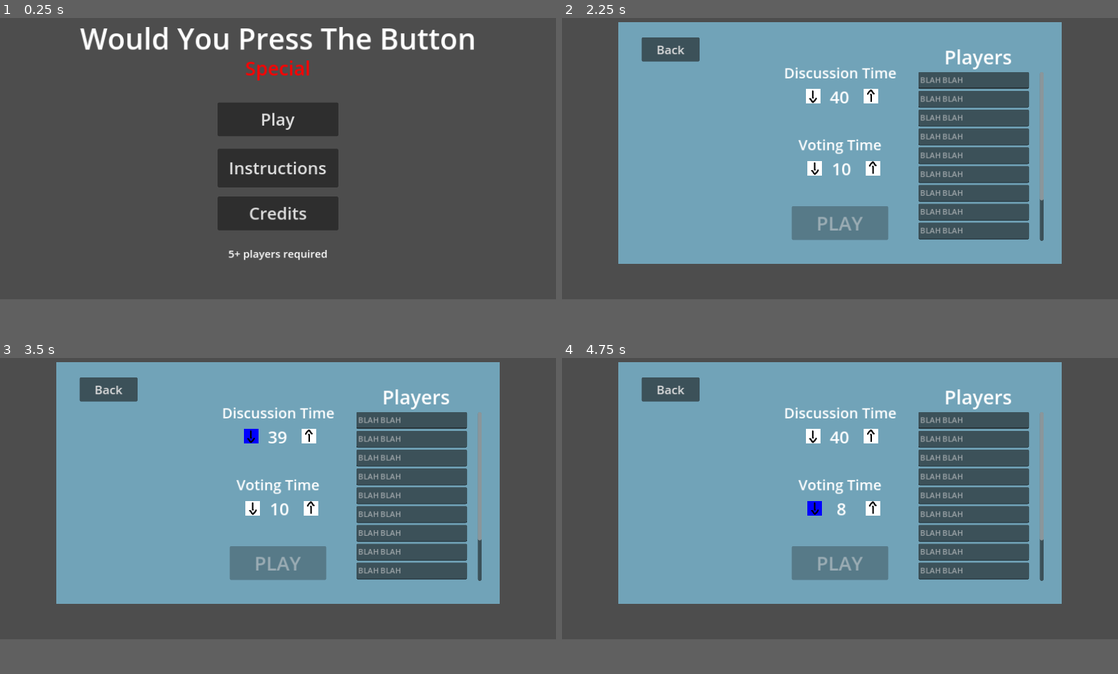
Above: before the commit, frames 1-4 (two rows, left to right).
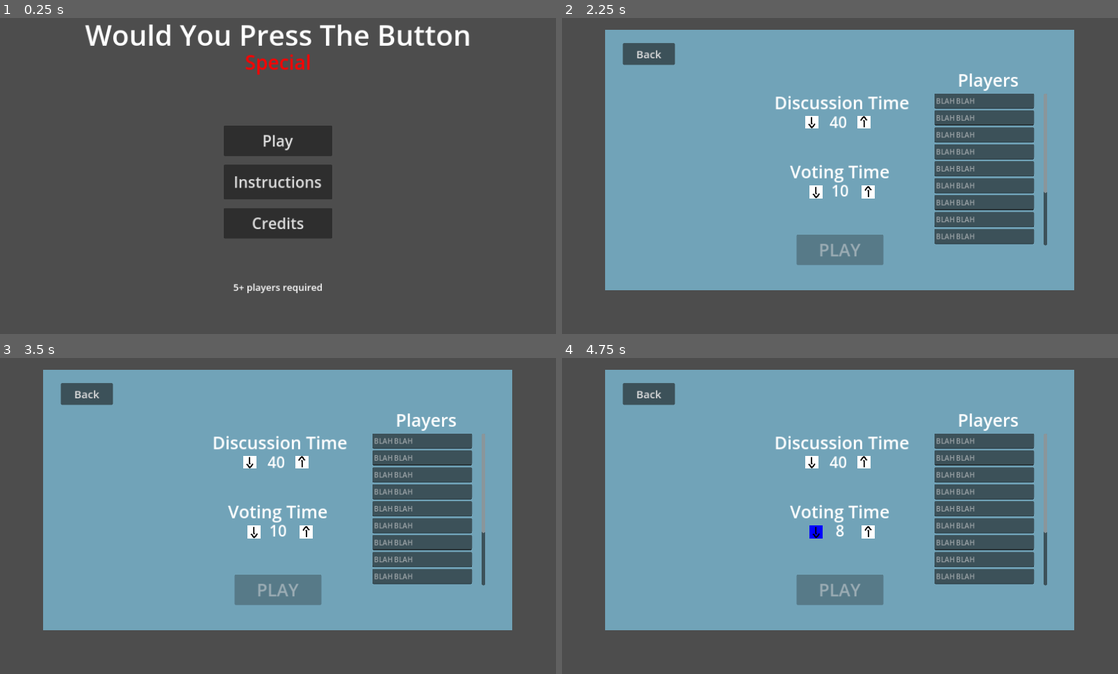
Above: after the commit, the same moments.

Repository: Beepered/WouldYouPressTheButton-Special
Game: Godot game, scene res://scenes/main_menu.tscn
Same seed, same stepped clock (60 frames per second), same inputs: the game is played once before the commit and once after it.
Inputs (mouse positions are in pixels of both pictures, inside the frame that each line leads up to):
- Up to frame 1 (0.25 s): no input
- Up to frame 2 (2.25 s): click "Play" at 0.5 s; click "Back" at 1.25 s; click "Play" at 2 s
- Up to frame 3 (3.5 s): tap Enter at 2.75 s; move the mouse to (250, 437) at 2.77 s; click (250, 437) at 2.92 s
- Up to frame 4 (4.75 s): tap Space at 3.5 s; move the mouse to (873, 437) at 3.52 s; click (873, 437) at 3.67 s; tap Enter at 4.25 s; move the mouse to (812, 506) at 4.27 s; click (812, 506) at 4.42 s
In our replay, the window is 800x450 before the commit and 800x500 after it. These sizes can differ from the game's own. Grey fills any space a smaller window leaves; there, only what the larger window draws over its background counts as a difference.

The runs differ from the first frame. In frame 1, 9.6% of the frame differs, in the area x 14-86%, y 1-88%; in frame 2, 25%; in frame 3, 25%, in the area x 7-93%, y 1-87%; in frame 4, 25%.

Commit message:
bigger screen and backgrounds begin

Diff:
--- /dev/null
+++ b/wouldyoupressthebutton-special/prefabs/background.tscn
@@ -0,0 +1,31 @@
+[gd_scene load_steps=5 format=3 uid="uid://tcc1u6bbctds"]
+
+[ext_resource type="Script" path="res://scripts/background.gd" id="1_4ryoy"]
+[ext_resource type="PackedScene" uid="uid://j2bolesia06k" path="res://prefabs/background_obj.tscn" id="2_aekbl"]
+[ext_resource type="Shader" path="res://shaders/spiral.gdshader" id="3_8hk8y"]
+
+[sub_resource type="ShaderMaterial" id="ShaderMaterial_1jmgw"]
+shader = ExtResource("3_8hk8y")
+shader_parameter/resolution = Vector2(1280, 1024)
+shader_parameter/spiralColor = Color(0.485043, 0.37967, 1, 1)
+shader_parameter/frequency = 8.4
+shader_parameter/speed = 0.4
+shader_parameter/brightness = 2.5
+shader_parameter/balance = 1.0
+shader_parameter/octaves = 3.0
+
+[node name="Background" type="Node2D"]
+script = ExtResource("1_4ryoy")
+backgroundObj = ExtResource("2_aekbl")
+
+[node name="Spiral" type="ColorRect" parent="."]
+material = SubResource("ShaderMaterial_1jmgw")
+offset_left = -1.0
+offset_top = -1.0
+offset_right = 1279.0
+offset_bottom = 1023.0
+
+[node name="Timer" type="Timer" parent="."]
+one_shot = true
+
+[connection signal="timeout" from="Timer" to="." method="_on_timer_timeout"]
--- /dev/null
+++ b/wouldyoupressthebutton-special/prefabs/background_obj.tscn
@@ -0,0 +1,8 @@
+[gd_scene load_steps=2 format=3 uid="uid://j2bolesia06k"]
+
+[ext_resource type="Script" path="res://scripts/background_obj.gd" id="1_lbnen"]
+
+[node name="BackgroundObj" type="ColorRect"]
+offset_right = 20.0
+offset_bottom = 20.0
+script = ExtResource("1_lbnen")
--- /dev/null
+++ b/wouldyoupressthebutton-special/prefabs/spiral.tscn
@@ -0,0 +1,22 @@
+[gd_scene load_steps=3 format=3 uid="uid://bkudtiaut1jvg"]
+
+[ext_resource type="Shader" path="res://shaders/spiral.gdshader" id="1_2ybrk"]
+
+[sub_resource type="ShaderMaterial" id="ShaderMaterial_0xd53"]
+shader = ExtResource("1_2ybrk")
+shader_parameter/resolution = Vector2(1280, 1024)
+shader_parameter/spiralColor = Color(0.485043, 0.37967, 1, 1)
+shader_parameter/frequency = 8.4
+shader_parameter/speed = 0.4
+shader_parameter/brightness = 2.5
+shader_parameter/balance = 1.0
+shader_parameter/octaves = 3.0
+
+[node name="Spiral" type="Node2D"]
+
+[node name="ColorRect" type="ColorRect" parent="."]
+material = SubResource("ShaderMaterial_0xd53")
+offset_left = -1.0
+offset_top = -1.0
+offset_right = 1279.0
+offset_bottom = 1023.0
--- a/wouldyoupressthebutton-special/project.godot
+++ b/wouldyoupressthebutton-special/project.godot
@@ -21,4 +21,6 @@
 
 [display]
 
+window/size/viewport_width=1280
+window/size/viewport_height=800
 window/stretch/mode="canvas_items"
--- a/wouldyoupressthebutton-special/scenes/main_menu.tscn
+++ b/wouldyoupressthebutton-special/scenes/main_menu.tscn
@@ -26,7 +26,7 @@
 offset_right = 410.0
 offset_bottom = 149.0
 grow_horizontal = 2
-theme_override_font_sizes/font_size = 60
+theme_override_font_sizes/font_size = 65
 text = "Would You Press The Button"
 horizontal_alignment = 1
 vertical_alignment = 1
@@ -35,47 +35,60 @@
 anchors_preset = 5
 anchor_left = 0.5
 anchor_right = 0.5
-offset_left = -67.5
-offset_top = 141.0
-offset_right = 67.5
-offset_bottom = 196.0
+offset_left = -76.0
+offset_top = 143.0
+offset_right = 76.0
+offset_bottom = 206.0
 grow_horizontal = 2
 theme_override_colors/font_color = Color(1, 0, 0, 1)
-theme_override_font_sizes/font_size = 40
+theme_override_font_sizes/font_size = 45
 text = "Special"
 horizontal_alignment = 1
 vertical_alignment = 1
 
 [node name="SettingButton" type="Button" parent="Menu"]
-anchors_preset = 5
-anchor_left = 0.5
-anchor_right = 0.5
+anchors_preset = 8
+anchor_left = 0.5
+anchor_top = 0.5
+anchor_right = 0.5
+anchor_bottom = 0.5
 offset_left = -125.0
-offset_top = 240.0
+offset_top = -80.0
 offset_right = 125.0
-offset_bottom = 310.0
-grow_horizontal = 2
+offset_bottom = -10.0
+grow_horizontal = 2
+grow_vertical = 2
 theme_override_font_sizes/font_size = 35
 text = "Play"
 
 [node name="Instructions" type="Button" parent="Menu"]
 custom_minimum_size = Vector2(250, 70)
-offset_left = 451.0
-offset_top = 336.0
-offset_right = 701.0
-offset_bottom = 416.0
+anchors_preset = 8
+anchor_left = 0.5
+anchor_top = 0.5
+anchor_right = 0.5
+anchor_bottom = 0.5
+offset_left = -125.0
+offset_top = 10.0
+offset_right = 125.0
+offset_bottom = 90.0
+grow_horizontal = 2
+grow_vertical = 2
 theme_override_font_sizes/font_size = 35
 text = "Instructions"
 
 [node name="Credits Button" type="Button" parent="Menu"]
-anchors_preset = 5
-anchor_left = 0.5
-anchor_right = 0.5
+anchors_preset = 7
+anchor_left = 0.5
+anchor_top = 1.0
+anchor_right = 0.5
+anchor_bottom = 1.0
 offset_left = -125.0
-offset_top = 435.0
+offset_top = -290.0
 offset_right = 125.0
-offset_bottom = 505.0
-grow_horizontal = 2
+offset_bottom = -220.0
+grow_horizontal = 2
+grow_vertical = 0
 theme_override_font_sizes/font_size = 35
 text = "Credits"
 
@@ -86,9 +99,9 @@
 anchor_right = 0.5
 anchor_bottom = 1.0
 offset_left = -103.0
-offset_top = -111.0
+offset_top = -123.0
 offset_right = 103.0
-offset_bottom = -60.0
+offset_bottom = -72.0
 grow_horizontal = 2
 grow_vertical = 0
 theme_override_font_sizes/font_size = 22
@@ -104,20 +117,20 @@
 anchor_top = 0.5
 anchor_right = 0.5
 anchor_bottom = 0.5
-offset_left = -460.0
-offset_top = -250.0
-offset_right = 460.0
-offset_bottom = 250.0
+offset_left = -540.0
+offset_top = -300.0
+offset_right = 540.0
+offset_bottom = 300.0
 grow_horizontal = 2
 grow_vertical = 2
 mouse_filter = 1
 color = Color(0.443137, 0.639216, 0.721569, 1)
 
 [node name="BackButton" type="Button" parent="Settings"]
-offset_left = 165.0
-offset_top = 105.0
-offset_right = 285.0
-offset_bottom = 155.0
+offset_left = 140.0
+offset_top = 130.0
+offset_right = 260.0
+offset_bottom = 180.0
 theme_override_font_sizes/font_size = 25
 text = "Back"
 
@@ -125,30 +138,31 @@
 anchors_preset = 5
 anchor_left = 0.5
 anchor_right = 0.5
-offset_left = -116.5
-offset_top = 157.0
-offset_right = 116.5
-offset_bottom = 199.0
-grow_horizontal = 2
+offset_left = -155.5
+offset_top = 237.0
+offset_right = 164.5
+offset_bottom = 297.0
+grow_horizontal = 2
+pivot_offset = Vector2(160, 30)
 theme_override_fonts/font = SubResource("FontVariation_jeu8t")
-theme_override_font_sizes/font_size = 30
+theme_override_font_sizes/font_size = 40
 text = "Discussion Time"
 horizontal_alignment = 1
 vertical_alignment = 1
 
 [node name="time text" type="Label" parent="Settings/DiscussionTime"]
 layout_mode = 0
-offset_left = 70.0
-offset_top = 47.0
-offset_right = 160.0
-offset_bottom = 96.0
+offset_left = 105.5
+offset_top = 50.0
+offset_right = 195.5
+offset_bottom = 99.0
 theme_override_font_sizes/font_size = 35
 text = "10"
 horizontal_alignment = 1
 vertical_alignment = 1
 
 [node name="decrease" type="Sprite2D" parent="Settings/DiscussionTime"]
-position = Vector2(60, 70)
+position = Vector2(90, 75)
 rotation = 3.14159
 texture = ExtResource("3_8h1ks")
 script = ExtResource("4_flmkl")
@@ -160,7 +174,7 @@
 shape = SubResource("RectangleShape2D_srou7")
 
 [node name="increase" type="Sprite2D" parent="Settings/DiscussionTime"]
-position = Vector2(180, 70)
+position = Vector2(210, 75)
 texture = ExtResource("3_8h1ks")
 script = ExtResource("4_flmkl")
 change = 1
@@ -174,12 +188,12 @@
 anchors_preset = 5
 anchor_left = 0.5
 anchor_right = 0.5
-offset_left = -112.5
-offset_top = 306.0
-offset_right = 112.5
-offset_bottom = 348.0
-grow_horizontal = 2
-theme_override_font_sizes/font_size = 30
+offset_left = -114.5
+offset_top = 398.0
+offset_right = 114.5
+offset_bottom = 453.0
+grow_horizontal = 2
+theme_override_font_sizes/font_size = 40
 text = "Voting Time"
 horizontal_alignment = 1
 vertical_alignment = 1
@@ -196,7 +210,7 @@
 vertical_alignment = 1
 
 [node name="decrease" type="Sprite2D" parent="Settings/VotingTime"]
-position = Vector2(60, 70)
+position = Vector2(60, 75)
 rotation = 3.14159
 texture = ExtResource("3_8h1ks")
 script = ExtResource("4_ntwn2")
@@ -208,7 +222,7 @@
 shape = SubResource("RectangleShape2D_srou7")
 
 [node name="increase" type="Sprite2D" parent="Settings/VotingTime"]
-position = Vector2(180, 70)
+position = Vector2(180, 75)
 texture = ExtResource("3_8h1ks")
 script = ExtResource("4_ntwn2")
 change = 2
@@ -222,10 +236,10 @@
 anchors_preset = 5
 anchor_left = 0.5
 anchor_right = 0.5
-offset_left = 174.0
-offset_top = 118.0
-offset_right = 399.0
-offset_bottom = 173.0
+offset_left = 229.0
+offset_top = 187.0
+offset_right = 454.0
+offset_bottom = 242.0
 grow_horizontal = 2
 theme_override_font_sizes/font_size = 40
 text = "Players"
@@ -356,6 +370,26 @@
 drag_and_drop_selection_enabled = false
 
 [node name="Line12" type="LineEdit" parent="Settings/NumPlayers/ScrollContainer/VBoxContainer"]
+custom_minimum_size = Vector2(230, 35)
+layout_mode = 2
+placeholder_text = "BLAH BLAH"
+max_length = 20
+context_menu_enabled = false
+shortcut_keys_enabled = false
+middle_mouse_paste_enabled = false
+drag_and_drop_selection_enabled = false
+
+[node name="Line13" type="LineEdit" parent="Settings/NumPlayers/ScrollContainer/VBoxContainer"]
+custom_minimum_size = Vector2(230, 35)
+layout_mode = 2
+placeholder_text = "BLAH BLAH"
+max_length = 20
+context_menu_enabled = false
+shortcut_keys_enabled = false
+middle_mouse_paste_enabled = false
+drag_and_drop_selection_enabled = false
+
+[node name="Line14" type="LineEdit" parent="Settings/NumPlayers/ScrollContainer/VBoxContainer"]
 custom_minimum_size = Vector2(230, 35)
 layout_mode = 2
 placeholder_text = "BLAH BLAH"
@@ -383,9 +417,9 @@
 anchor_right = 0.5
 anchor_bottom = 1.0
 offset_left = -100.0
-offset_top = -193.0
+offset_top = -229.0
 offset_right = 100.0
-offset_bottom = -123.0
+offset_bottom = -159.0
 grow_horizontal = 2
 grow_vertical = 0
 theme_override_font_sizes/font_size = 40
@@ -400,19 +434,19 @@
 anchor_top = 0.5
 anchor_right = 0.5
 anchor_bottom = 0.5
-offset_left = -460.0
-offset_top = -250.0
-offset_right = 460.0
-offset_bottom = 250.0
+offset_left = -540.0
+offset_top = -300.0
+offset_right = 540.0
+offset_bottom = 300.0
 grow_horizontal = 2
 grow_vertical = 2
 color = Color(0.443137, 0.639216, 0.721569, 1)
 
 [node name="BackButton" type="Button" parent="Instructions"]
-offset_left = 165.0
-offset_top = 105.0
-offset_right = 285.0
-offset_bottom = 155.0
+offset_left = 140.0
+offset_top = 130.0
+offset_right = 260.0
+offset_bottom = 180.0
 theme_override_font_sizes/font_size = 25
 text = "Back"
 
@@ -420,12 +454,12 @@
 anchors_preset = 5
 anchor_left = 0.5
 anchor_right = 0.5
-offset_left = -114.5
-offset_top = 115.0
-offset_right = 114.5
-offset_bottom = 170.0
-grow_horizontal = 2
-theme_override_font_sizes/font_size = 40
+offset_left = -143.0
+offset_top = 165.0
+offset_right = 143.0
+offset_bottom = 234.0
+grow_horizontal = 2
+theme_override_font_sizes/font_size = 50
 text = "How to play"
 horizontal_alignment = 1
 vertical_alignment = 1
@@ -436,10 +470,10 @@
 anchor_top = 0.5
 anchor_right = 0.5
 anchor_bottom = 0.5
-offset_left = -410.0
-offset_top = -137.0
-offset_right = 410.0
-offset_bottom = 193.0
+offset_left = -460.0
+offset_top = -138.0
+offset_right = 460.0
+offset_bottom = 232.0
 grow_horizontal = 2
 grow_vertical = 2
 color = Color(0, 0, 0, 0.313726)
@@ -451,14 +485,14 @@
 anchor_top = 0.5
 anchor_right = 0.5
 anchor_bottom = 0.5
-offset_left = -398.5
-offset_top = -137.0
-offset_right = 398.5
-offset_bottom = 132.0
+offset_left = -450.0
+offset_top = -175.0
+offset_right = 450.0
+offset_bottom = 175.0
 grow_horizontal = 2
 grow_vertical = 2
 theme_override_colors/font_color = Color(0, 0, 0, 1)
-theme_override_font_sizes/font_size = 22
+theme_override_font_sizes/font_size = 25
 text = "First a choice will be displayed.
 Next, one player will be assigned the task of arguing to the other players why they SHOULD press the button, while another player will argue why they should NOT press the button.
 Points will be awarded to players based on how many people votes for their side.
@@ -476,19 +510,19 @@
 anchor_top = 0.5
 anchor_right = 0.5
 anchor_bottom = 0.5
-offset_left = -460.0
-offset_top = -250.0
-offset_right = 460.0
-offset_bottom = 250.0
+offset_left = -540.0
+offset_top = -300.0
+offset_right = 540.0
+offset_bottom = 300.0
 grow_horizontal = 2
 grow_vertical = 2
 color = Color(0.443137, 0.639216, 0.721569, 1)
 
 [node name="BackButton" type="Button" parent="Credits"]
-offset_left = 165.0
-offset_top = 105.0
-offset_right = 285.0
-offset_bottom = 155.0
+offset_left = 140.0
+offset_top = 130.0
+offset_right = 260.0
+offset_bottom = 180.0
 theme_override_font_sizes/font_size = 25
 text = "Back"
 
@@ -497,11 +531,11 @@
 anchor_left = 0.5
 anchor_right = 0.5
 offset_left = -89.5
-offset_top = 115.0
+offset_top = 165.0
 offset_right = 89.5
-offset_bottom = 178.0
-grow_horizontal = 2
-theme_override_font_sizes/font_size = 45
+offset_bottom = 234.0
+grow_horizontal = 2
+theme_override_font_sizes/font_size = 50
 text = "Credits"
 horizontal_alignment = 1
 vertical_alignment = 1
@@ -512,9 +546,9 @@
 anchor_top = 0.5
 anchor_right = 0.5
 anchor_bottom = 0.5
-offset_left = -325.0
+offset_left = -350.0
 offset_top = -122.0
-offset_right = 325.0
+offset_right = 350.0
 offset_bottom = 178.0
 grow_horizontal = 2
 grow_vertical = 2
@@ -533,7 +567,7 @@
 offset_bottom = 130.5
 grow_horizontal = 2
 grow_vertical = 2
-theme_override_font_sizes/font_size = 35
+theme_override_font_sizes/font_size = 40
 text = "Carter Gruebel
 Garrett Blake
 Jacqueline Gracey
--- /dev/null
+++ b/wouldyoupressthebutton-special/scripts/background.gd
@@ -0,0 +1,15 @@
+extends Node2D
+
+@export var backgroundObj : PackedScene
+
+@onready var timer = $Timer
+
+func _ready() -> void:
+	timer.wait_time = randf_range(15, 30)
+	timer.start()
+
+func _on_timer_timeout() -> void:
+	var obj = backgroundObj.instantiate()
+	add_child(obj)
+	timer.wait_time = randf_range(15, 30)
+	timer.start()
--- /dev/null
+++ b/wouldyoupressthebutton-special/scripts/background_obj.gd
@@ -0,0 +1,20 @@
+extends ColorRect
+
+@onready var direction = randi_range(0, 1) # 0 left, 1 right
+@onready var xMove = randf_range(15, 25)
+
+func _ready() -> void:
+	var _size = randi_range(200, 400)
+	size = Vector2(_size, _size)
+	var xPos = _size * -1 if direction == 0 else get_viewport().size.x + _size
+	var yPos = randi_range(200, get_viewport().size.y - 200)
+	position = Vector2(xPos, yPos)
+	color = Color(randf(), randf(), randf())
+	modulate.a = randf_range(0.2, 0.5)
+	if direction == 1:
+		xMove *= -1
+
+func _process(delta: float) -> void:
+	rotation += 0.07 * delta
+	position.x += xMove * delta
+	print(position.x)
--- /dev/null
+++ b/wouldyoupressthebutton-special/shaders/spiral.gdshader
@@ -0,0 +1,30 @@
+shader_type canvas_item;
+
+uniform vec2 resolution = vec2(1280, 1024);
+uniform vec3 spiralColor: source_color = vec3(0.2, 0.6, 0.3);
+uniform float frequency: hint_range(1.0, 10.0, 0.1) = 8;
+uniform float speed: hint_range(0.1, 1, 0.1) = 0.2;
+uniform float brightness: hint_range(1, 5, 0.1) = 1;
+uniform float balance: hint_range(0, 1, 0.01) = 0.5;
+uniform float octaves: hint_range(1, 10, 1) = 4;
+
+float draw_spiral(vec2 uv, float rotation){
+	float uvRadius = length(uv);
+	float uvPhi = atan(uv.y, uv.x) + rotation;
+	float spiralPhi = (log(uvRadius) * frequency - uvPhi) / TAU;
+	float spiralCeilRadius = exp((TAU * ceil(spiralPhi) + uvPhi) / frequency);
+	float spiralFloorRadius = exp((TAU * floor(spiralPhi) + uvPhi) / frequency);
+	return max(abs(uvRadius - spiralCeilRadius), abs(uvRadius - spiralFloorRadius));
+}
+
+void fragment() {
+	vec2 uv = UV - 0.5;
+	uv.x *= resolution.x / resolution.y;
+	float spiral = 0.0;
+	for(float i = 0.0; i < octaves; i++){
+		spiral += draw_spiral(uv, TIME * speed * (0.5 + sin(i)));
+	}
+	spiral /= octaves;
+	vec3 color = spiral * spiralColor;
+	COLOR = vec4(color * brightness, 1.0);
+}
Binary file removed: wouldyoupressthebutton-special/sprites/pixel.png
Not shown, removed: wouldyoupressthebutton-special/sprites/pixel.png.import
